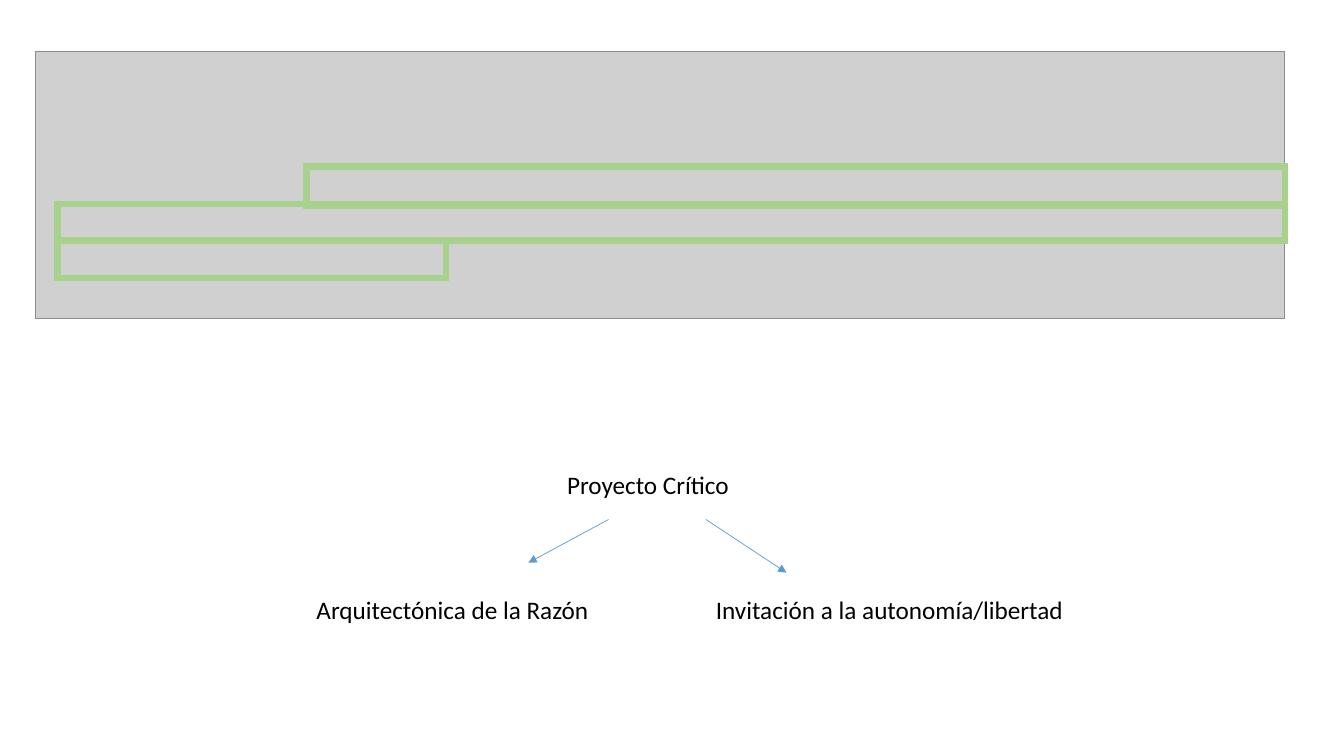
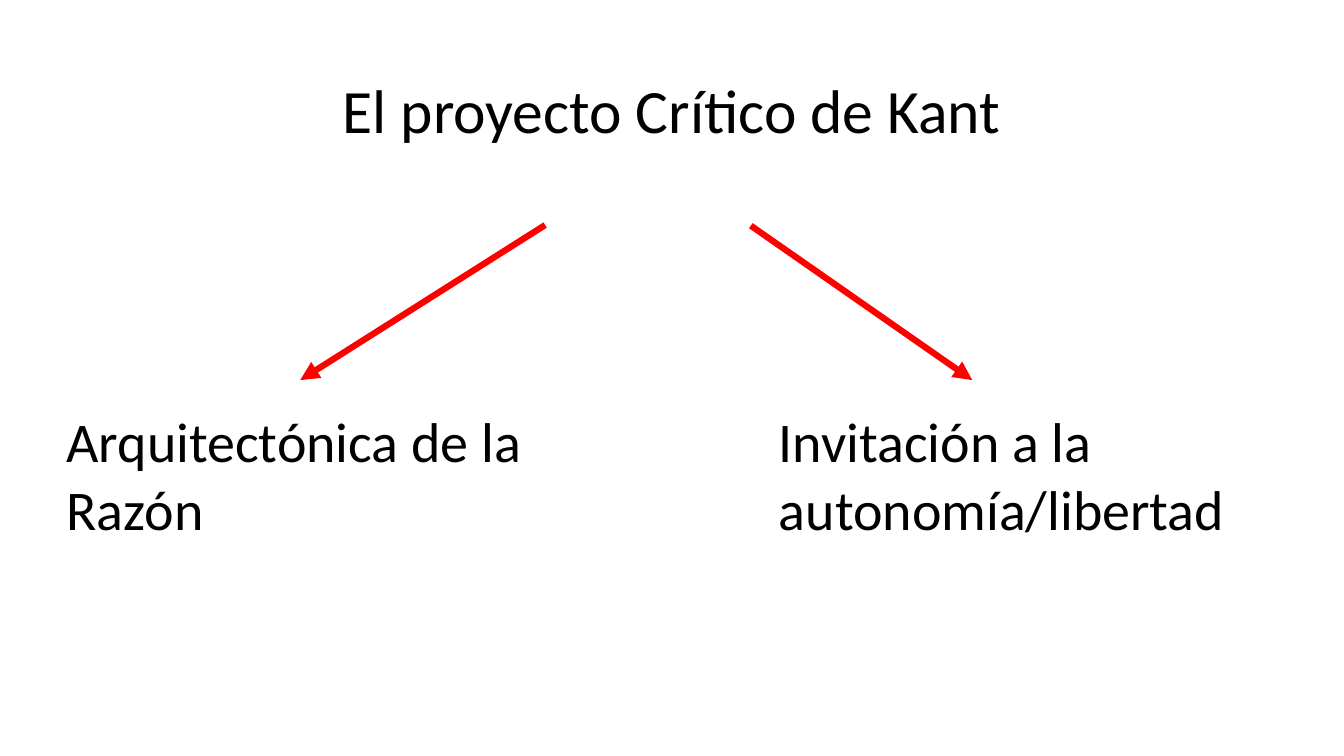
Before and after one commit to zaboltar/zaboltar.github.io, a slide deck: slide 5 of assets uarm/2023 1 UarmPCrit/Kant - ilustracion proyecto critico educacion.pptx (slide 8 before the commit). Drawn at 1344x756 pixels with LibreOffice and Linux fonts; fonts in the diff are those of the drawing; grey boxes stand for pictures. Boxes give left, top, right and bottom in pixels: in the first picture for what was removed or moved away, otherwise in the second. Text is boxed around its words. In the diff, an @@ line names an element or a change of style, - is before the commit and + after.

```diff
--- a/assets uarm/2023 1 UarmPCrit/Kant - ilustracion proyecto critico educacion.pptx
+++ b/assets uarm/2023 1 UarmPCrit/Kant - ilustracion proyecto critico educacion.pptx
@@ picture removed at (35, 51, 1285, 319) @@
@@ title added at (343, 90, 1000, 143), 44 pt, text #000000 @@
+El proyecto Crítico de Kant
@@ rectangle removed at (307, 166, 1286, 206) @@
@@ rectangle removed at (57, 204, 1285, 241) @@
@@ arrow added from (545, 225) to (300, 380), #FF0000 4.5 pt @@
@@ arrow added from (751, 226) to (973, 380), #FF0000 4.5 pt @@
@@ rectangle removed at (57, 241, 447, 278) @@
@@ text "Arquitectónica de la Razón": place and size @@
-text "Arquitectónica de la Razón" at (316, 601, 589, 623)
+text "Arquitectónica de la Razón" at (67, 423, 521, 531)
@@ text "Arquitectónica de la Razón" at (67, 423, 521, 531): size 18 to 40 pt @@
@@ text "Invitación a la autonomía/libertad" at (779, 423, 1224, 533): size 18 to 40 pt @@
@@ text "Invitación a la autonomía/libertad": place and size @@
-text "Invitación a la autonomía/libertad" at (716, 601, 1062, 620)
+text "Invitación a la autonomía/libertad" at (779, 423, 1224, 533)
@@ text removed at (567, 476, 729, 498) @@
-Proyecto Crítico
@@ arrow removed from (609, 519) to (528, 563) @@
@@ arrow removed from (706, 519) to (786, 573) @@
```
Also in this commit, not shown: 5 other slides changed, 17 slides added, 5 slides removed, 15 other files.
